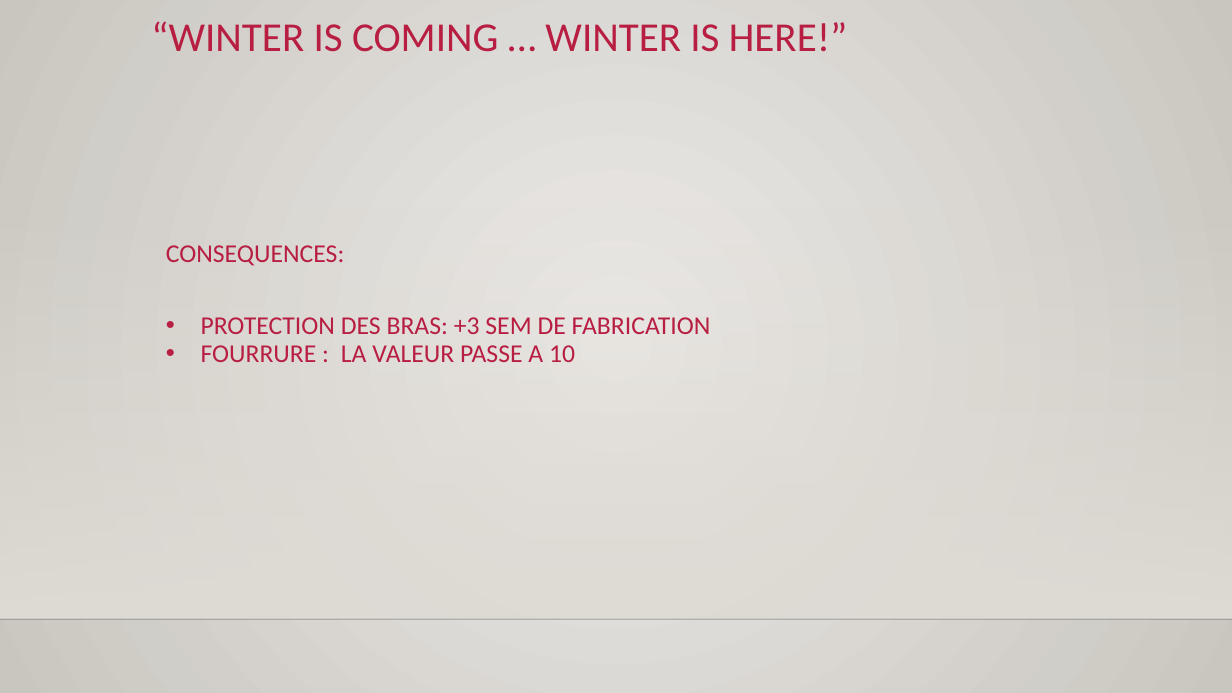
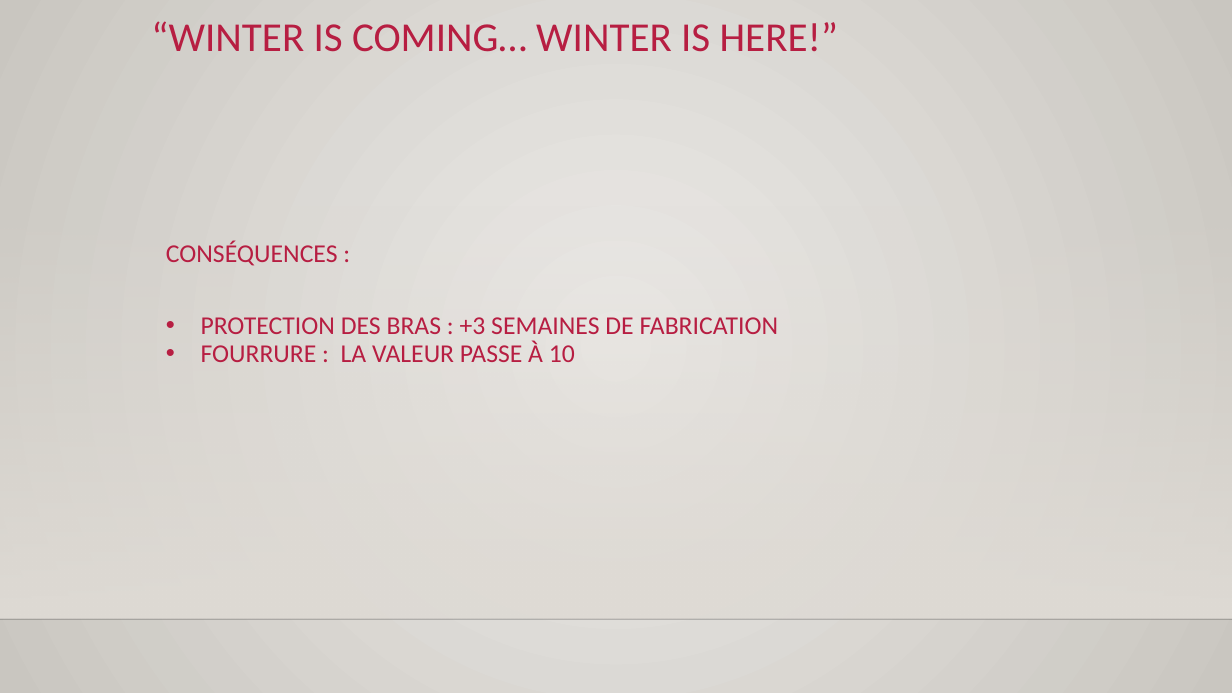
Before and after one commit to open-agile/agile-game-of-thrones, a slide deck: slide 8 of supports/support_presentation_agile_got.pptx. Drawn at 1232x693 pixels with LibreOffice and Linux fonts; fonts in the diff are those of the drawing; background and template pictures are left out. Boxes give left, top, right and bottom in pixels: in the first picture for what was removed or moved away, otherwise in the second. Text is boxed around its words. In the diff, an @@ line names an element or a change of style, - is before the commit and + after.

```diff
--- a/supports/support_presentation_agile_got.pptx
+++ b/supports/support_presentation_agile_got.pptx
@@ text at (151,21,838,52): spaces changed @@
-“WINTER IS COMING … WINTER IS HERE!”
+“WINTER IS COMING… WINTER IS HERE!”
@@ text at (166,241,779,362): text changed @@
-CONSEQUENCES:
-• PROTECTION DES BRAS: +3 SEM DE FABRICATION
-• FOURRURE : LA VALEUR PASSE A 10
+CONSÉQUENCES :
+• PROTECTION DES BRAS : +3 SEMAINES DE FABRICATION
+• FOURRURE : LA VALEUR PASSE À 10
```
Also in this commit, not shown: 6 other slides changed, 1 other file.
